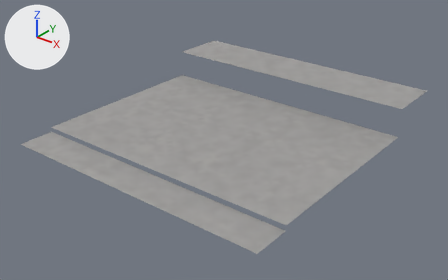
Two versions of the glTF model assets/level/old_town/carmo.glb, one commit apart.
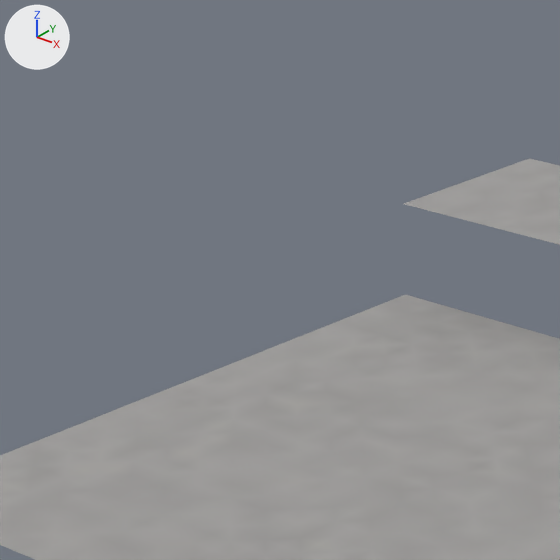
The first picture shows the older version from a 50 mm lens placed at (99.8, 48.5, 134.3), pointed at (-39.4, 222.6, 26.3). The close-ups show the older and then the newer version on the part from 18% to 50% of the width and 0% to 51% of the height of that picture. Only the edits that show in the close-ups are written down. The axes (+X, +Y, +Z) are drawn at upper left. The lights are the same throughout.

In view in the first close-up: 'ground_carmo_high', 'ground_carmo_square'.
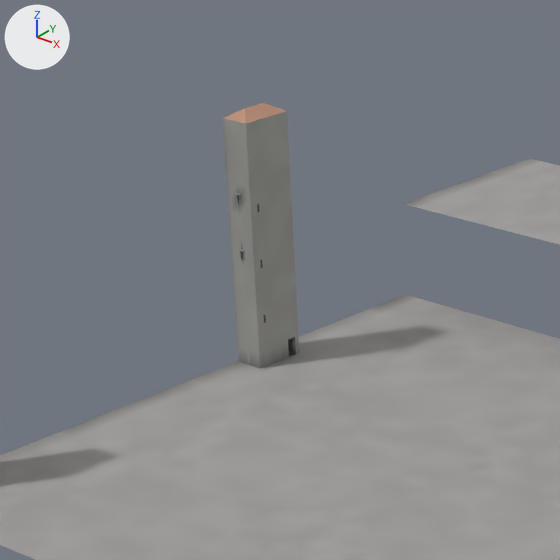
Pixel boxes [x1, y1, x2, y2] of what changed, in the close-ups (560 x 560 px):
'stairs_towers_4', added
    after: [223, 103, 299, 368]
    faces in mat_granite: [223, 111, 299, 368]
    faces in mat_roof_spanish: [224, 103, 286, 124]
part 1 of me_ground_carmo_square_001, recoloured
    both: [5, 295, 407, 454]
part 2 of me_ground_carmo_square_001, recoloured
    both: [0, 295, 415, 467]
part 3 of me_ground_carmo_square_001, recoloured
    before: [237, 350, 280, 367]
    after: [237, 361, 251, 367]

Patch to the scene script:
```diff
--- a/assets/level/old_town/carmo.glb.py
+++ b/assets/level/old_town/carmo.glb.py
@@ mat_boards @@
+mat_boards = bpy.data.materials.new('boards')
+# nodes: BsdfPrincipled, Mix, OutputMaterial, VertexColor
+# colours: beige #a28b73, mixed with the vertex colours
@@ mat_timber @@
+mat_timber = bpy.data.materials.new('timber')
+# nodes: BsdfPrincipled, Mix, OutputMaterial, VertexColor
+# colours: brown #957e69, mixed with the vertex colours
@@ mat_roof_spanish @@
+mat_roof_spanish = bpy.data.materials.new('roof_spanish')
+# nodes: BsdfPrincipled, Mix, OutputMaterial, VertexColor
+# colours: brown #c2957c, mixed with the vertex colours
@@ mat_door_1 @@
+mat_door_1 = bpy.data.materials.new('door_1')
+# nodes: BsdfPrincipled, Mix, OutputMaterial, VertexColor
+# colours: brown #957e69, mixed with the vertex colours
@@ mat_granite @@
+mat_granite = bpy.data.materials.new('granite')
+# nodes: BsdfPrincipled, Mix, OutputMaterial, VertexColor
+# colours: grey #a4a4a0, mixed with the vertex colours
@@ mat_iron @@
+mat_iron = bpy.data.materials.new('iron')
+# nodes: BsdfPrincipled, Mix, OutputMaterial, VertexColor
+# colours: grey #6f6f6f, mixed with the vertex colours
@@ me_ground_carmo_square_001 @@
 me_ground_carmo_square_001.from_pydata(...)  # 1551 vertices, 2944 faces; spans x -100.0..15.0, y 185.0..265.0, z 28.0
 # used by ob_ground_carmo_square; location = (0.0, 0.0, 0.0)
+# me_ground_carmo_square_001 part 1: 33 faces centred in x -99.2..-96.7, y 186.7..263.3, z 28.0 are repainted in the vertex colours; the middle colour goes from white #eff2f9 to grey #b7b9be
+# me_ground_carmo_square_001 part 2: 38 faces centred in x -99.2..-95.8, y 185.8..264.2, z 28.0 are repainted in the vertex colours; the middle colour goes from white #eff2f9 to light grey #cbced4
+# me_ground_carmo_square_001 part 3: 8 faces centred in x -99.2..-98.3, y 190.8..239.2, z 28.0 are repainted in the vertex colours; the middle colour goes from white #f1f4fb to grey #abaeb3
 me_ground_carmo_square_001.materials.append(mat_flagstone)
@@ me_kit_stair_tower_270 @@
+me_kit_stair_tower_270.from_pydata(...)  # 3156 vertices, 4780 faces; spans x -1.9..1.9, y -3.4..3.4, z -0.3..30.7
+# faces by material slot: [356, 4158, 12, 56, 96, 96, 6]
+me_kit_stair_tower_270.materials.append(mat_flagstone)
+me_kit_stair_tower_270.materials.append(mat_granite)
+me_kit_stair_tower_270.materials.append(mat_timber)
+me_kit_stair_tower_270.materials.append(mat_boards)
+me_kit_stair_tower_270.materials.append(mat_door_1)
+me_kit_stair_tower_270.materials.append(mat_iron)
+me_kit_stair_tower_270.materials.append(mat_roof_spanish)
@@ ob_stairs_towers_4 @@
+ob_stairs_towers_4 = bpy.data.objects.new('stairs_towers_4', me_kit_stair_tower_270)
+ob_stairs_towers_4.location = (-98.0, 238.6, 28.0)
```
